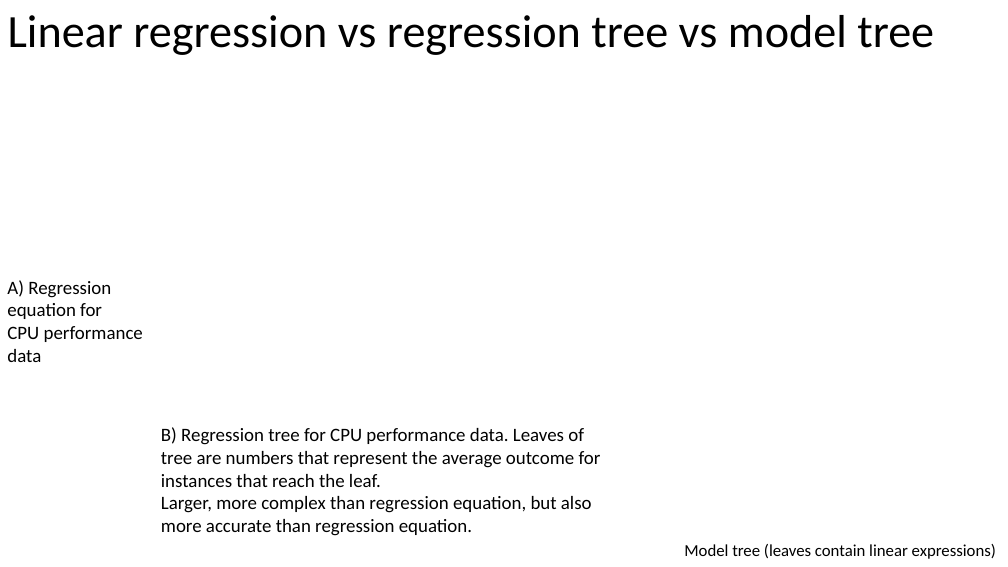
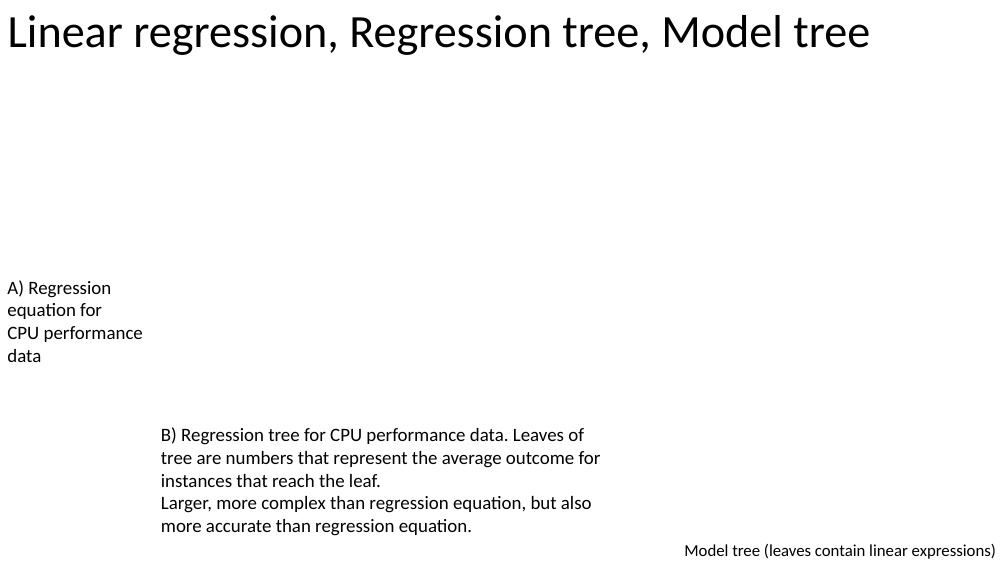
Before and after one commit to russellu/cs405, a slide deck: slide 8 of Lecture_03.pptx (slide 9 before the commit). Drawn at 1008x567 pixels with LibreOffice and Linux fonts; fonts in the diff are those of the drawing; background and template pictures are left out. Boxes give left, top, right and bottom in pixels: in the first picture for what was removed or moved away, otherwise in the second. Text is boxed around its words. In the diff, an @@ line names an element or a change of style, - is before the commit and + after.

```diff
--- a/Lecture_03.pptx
+++ b/Lecture_03.pptx
@@ title at (8,15,870,55): text changed @@
-Linear regression vs regression tree vs model tree
+Linear regression, Regression tree, Model tree
```
Also in this commit, not shown: 9 other slides changed, 3 slides added, 1 slide removed, 1 other file.
